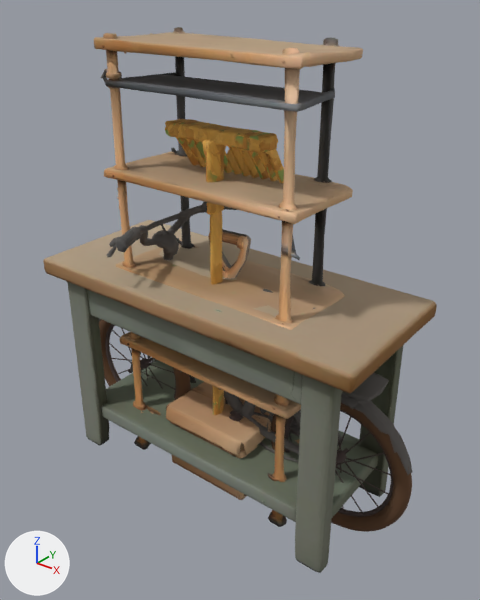
An edit to the glTF model public/models/garage.glb, drawn before and after from the same camera.
One viewpoint serves both versions: a 50 mm camera at (1.53, -1.82, 1.97) aimed at (0.06, 0.01, 0.83). The lights are fixed; the arrows at lower left show +X, +Y and +Z. The first picture is the older version. Where no turn or scale is listed for an object, it has been applied to the vertices.

In view in the first picture: 'beche', 'carton', 'etabli', 'etagere-garage', 'rateau', 'roue-arriere', 'roue-avant', 'velo.001' and 1 more.
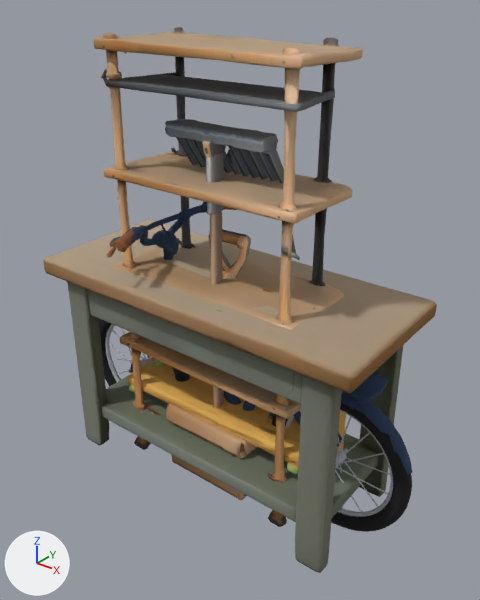
Boxes [x1, y1, x2, y2] around the edits, measured in the pictures (480 x 600 px):
'rateau', recoloured (brown to grey)
    both: [165, 119, 284, 408]
'rangement-outils', added (orange)
    after: [127, 358, 346, 474]
'velo.001', recoloured
    both: [99, 202, 413, 475]
'roue-arriere', recoloured
    both: [272, 403, 412, 532]
'roue-avant', recoloured
    both: [99, 319, 190, 387]

Edits to the bpy script that builds the scene:
```text
Add img_atlas_007:
    img_atlas_007 = load_image('atlas.007', '_unpacked/atlas.007', 320, 64, 'sRGB')
Add mat_atlas_007:
    mat_atlas_007 = principled_material('atlas.007')
    mat_atlas_007.texture = img_atlas_007
    mat_atlas_007.roughness = 1.0
Change me_rateau:
    where me_rateau.from_pydata(...)  # 2084 vertices, 4114 faces; spans x -0.225..0.225, y -0.102..0.102, z -0.75..0.75
    remove me_rateau.materials.append(mat_atlas_005)  # picture img_atlas_005
    add me_rateau.materials.append(mat_atlas_006)  # picture img_atlas_006
Change me_roue_avant:
    where me_roue_avant.from_pydata(...)  # 1488 vertices, 2904 faces; spans x -0.307..0.307, y -0.075..0.075, z -0.307..0.307
    remove me_roue_avant.materials.append(mat_atlas_006)  # picture img_atlas_006
    add me_roue_avant.materials.append(mat_atlas_007)  # picture img_atlas_007
Change me_roue_arriere:
    where me_roue_arriere.from_pydata(...)  # 1488 vertices, 2904 faces; spans x -0.307..0.307, y -0.075..0.075, z -0.307..0.307
    remove me_roue_arriere.materials.append(mat_atlas_006)  # picture img_atlas_006
    add me_roue_arriere.materials.append(mat_atlas_007)  # picture img_atlas_007
Change me_velo:
    where me_velo.from_pydata(...)  # 3674 vertices, 6933 faces; spans x -0.84..0.84, y -0.37..0.37, z -0.48..0.48
    remove me_velo.materials.append(mat_atlas_006)  # picture img_atlas_006
    add me_velo.materials.append(mat_atlas_007)  # picture img_atlas_007
Add me_rangement_outils:
    me_rangement_outils.from_pydata(...)  # 2999 vertices, 5993 faces; spans x -0.5..0.5, y -0.149..0.149, z -0.25..0.25
    me_rangement_outils.materials.append(mat_atlas_005)  # picture img_atlas_005
Add ob_rangement_outils:
    ob_rangement_outils = bpy.data.objects.new('rangement-outils', me_rangement_outils)
    ob_rangement_outils.location = (0.0, 0.0, 0.25)
```
